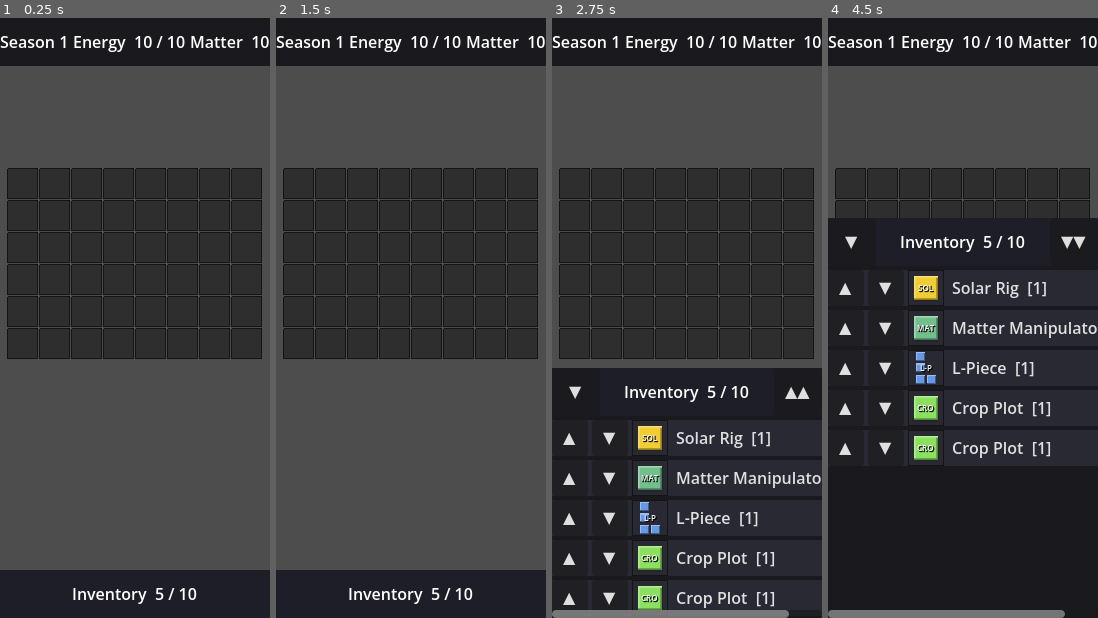
Above: before the commit, frames 1-4 (left to right).
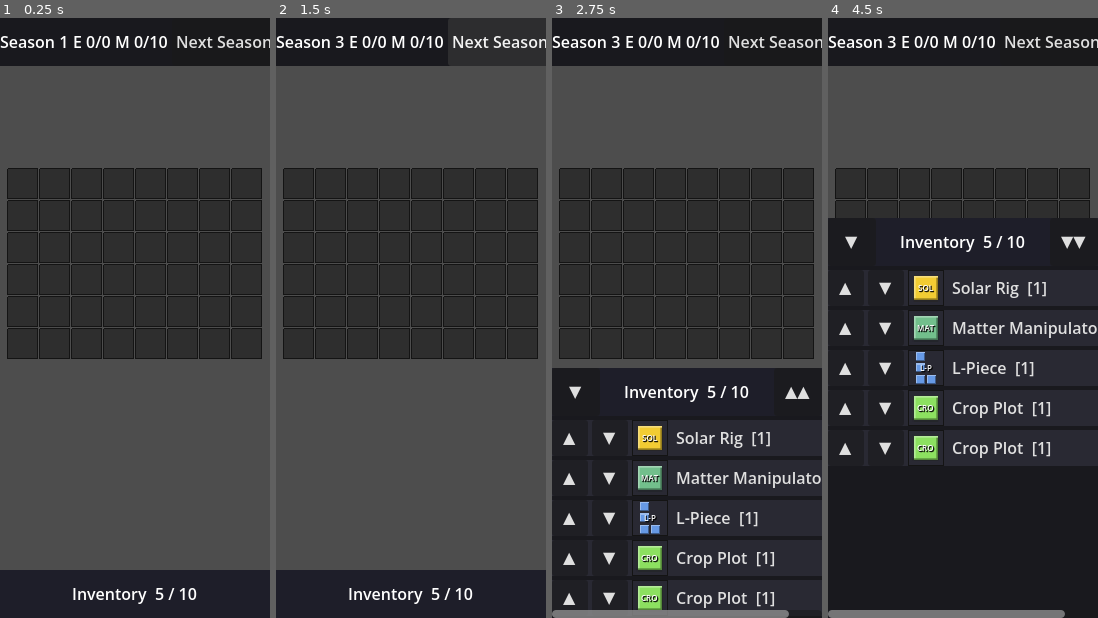
Above: after the commit, the same moments.

Repository: Kirkules/exofarm-vibe
Game: Godot game, scene res://scenes/game/game.tscn
The game is run twice, just before and just after one commit, with the same random seed, the same clock (stepped at 60 frames per second) and the same inputs.
Inputs (mouse positions are in pixels of both pictures, inside the frame that each line leads up to):
- Up to frame 1 (0.25 s): no input
- Up to frame 2 (1.5 s): click (500, 42) at 0.5 s, where only the run after the commit has a clickable "Next Season"; click (500, 42) at 1.25 s, where only the run after the commit has a clickable "Next Season"
- Up to frame 3 (2.75 s): click "Inventory 5 / 10" at 2 s
- Up to frame 4 (4.5 s): click "▼" at 2.75 s; click "Inventory 5 / 10" at 3.5 s; click "▲▲" at 4.25 s

The runs differ from the first frame. In frame 1, 0.9% of the frame differs, in the area x 30-100%, y 3-6%; in frame 2, 0.9%, in the area x 22-100%, y 3-6%; in frame 3, 0.9%; in frame 4, 0.9%.

Commit message:
Implement resource system: dynamic Energy from power, Matter accumulation
- Energy capacity now reflects total power pool from placed sources;
  energy = capacity - draw, so placing power-drawing buildings visibly
  reduces available energy in the HUD
- Removed redundant Power HUD element (Power and Energy are the same)
- Matter accumulates per season from active powered buildings (capped at capacity)
- Matter overflow warning on Next Season if production would exceed storage
- Solar Rig production raised to 10; Matter Manipulator draw raised to 2

Co-Authored-By: Claude Sonnet 4.6 <noreply@anthropic.com>

Diff:
--- a/scenes/game/game.gd
+++ b/scenes/game/game.gd
@@ -19,8 +19,7 @@
 ## Reusable confirmation dialog for risky Next Season actions.
 var _confirm_dialog: ConfirmationDialog
 
-## Warn if the player is leaving more than this much energy/matter unused.
-const WARN_UNUSED_ENERGY := 3
+## Warn if matter production would overflow storage by more than this amount.
 const WARN_UNUSED_MATTER := 3
 
 func _ready() -> void:
@@ -55,7 +54,7 @@
 	solar_rig.display_name = "Solar Rig"
 	solar_rig.shape = solar_shape
 	solar_rig.moveable = false
-	solar_rig.energy_production = 3
+	solar_rig.energy_production = 10
 	solar_rig.power_range = 3
 	result.append(solar_rig)
 
@@ -68,7 +67,7 @@
 	matter_manip.shape = matter_shape
 	matter_manip.moveable = false
 	matter_manip.matter_production = 3
-	matter_manip.power_draw = 1
+	matter_manip.power_draw = 2
 	result.append(matter_manip)
 
 	# Placeholder test pieces (to be replaced by proper definitions in later phases).
@@ -158,8 +157,28 @@
 	var placed: Dictionary = _build_placed_dict()
 	_power_state    = PowerSystem.compute(placed)
 	_neighbor_state = NeighborSystem.compute(placed)
-	hud_ui.refresh_power(_power_state.total_pool(), _power_state.total_draw())
+	# Energy capacity = total power pool from all placed sources.
+	# During planning, energy is always at full capacity (nothing spent yet).
+	GameState.energy_capacity = _power_state.total_pool()
+	GameState.energy = GameState.energy_capacity - _power_state.total_draw()
+	hud_ui.refresh()
 	_refresh_overlays(placed)
+
+## Returns the Matter that would be produced this season given the current grid layout.
+## Buildings with power_draw > 0 only produce if powered.
+func _compute_matter_production() -> int:
+	var matter_prod: int = 0
+	for piece_id: int in _placed_items:
+		if not _piece_active.get(piece_id, true):
+			continue
+		var def: PlaceableDefinition = _placed_items[piece_id].data as PlaceableDefinition
+		if not def is BuildingDefinition:
+			continue
+		var bdef: BuildingDefinition = def as BuildingDefinition
+		if bdef.power_draw > 0 and (_power_state == null or not _power_state.is_powered(piece_id)):
+			continue
+		matter_prod += bdef.matter_production
+	return matter_prod
 
 func _refresh_overlays(placed: Dictionary) -> void:
 	var sources: Array = []
@@ -198,16 +217,14 @@
 	return placed
 
 func _on_next_season_pressed() -> void:
-	var warnings: Array[String] = []
-	if GameState.energy > WARN_UNUSED_ENERGY:
-		warnings.append("%d Energy will go unused" % GameState.energy)
-	if GameState.matter > WARN_UNUSED_MATTER:
-		warnings.append("%d Matter will go unused" % GameState.matter)
-	if warnings.is_empty():
+	var matter_prod: int = _compute_matter_production()
+	var matter_overflow: int = maxi(0, GameState.matter + matter_prod - GameState.matter_capacity)
+	if matter_overflow > WARN_UNUSED_MATTER:
+		_confirm_dialog.dialog_text = \
+			"%d Matter will overflow storage\n\nAdvance to next season anyway?" % matter_overflow
+		_confirm_dialog.popup_centered()
+	else:
 		_advance_season()
-		return
-	_confirm_dialog.dialog_text = "\n".join(warnings) + "\n\nAdvance to next season anyway?"
-	_confirm_dialog.popup_centered()
 
 func _advance_season() -> void:
 	# Lock in all placed pieces according to their definition's moveable flag.
@@ -215,7 +232,8 @@
 	for piece_id: int in _placed_items:
 		var def: PlaceableDefinition = _placed_items[piece_id].data as PlaceableDefinition
 		farm_grid.set_piece_moveable(piece_id, def.moveable if def else true)
+	GameState.matter = mini(GameState.matter_capacity, GameState.matter + _compute_matter_production())
+	# Energy resets to current capacity at the start of each new season.
+	GameState.energy = GameState.energy_capacity
 	GameState.season += 1
-	GameState.energy = GameState.energy_capacity
-	GameState.matter = GameState.matter_capacity
 	hud_ui.refresh()
--- a/scenes/game/ui/hud_ui.gd
+++ b/scenes/game/ui/hud_ui.gd
@@ -14,8 +14,8 @@
 var _season_label:   Label
 var _energy_label:   Label
 var _matter_label:   Label
-var _power_label:    Label
 var _content_margin: MarginContainer
+
 
 func _ready() -> void:
 	_build_ui()
@@ -59,11 +59,6 @@
 	_matter_label.horizontal_alignment = HORIZONTAL_ALIGNMENT_CENTER
 	hbox.add_child(_matter_label)
 
-	_power_label = Label.new()
-	_power_label.size_flags_horizontal = Control.SIZE_EXPAND_FILL
-	_power_label.horizontal_alignment = HORIZONTAL_ALIGNMENT_CENTER
-	hbox.add_child(_power_label)
-
 	var btn: Button = Button.new()
 	btn.text = "Next Season"
 	btn.pressed.connect(_on_next_season_button_pressed)
@@ -91,13 +86,8 @@
 ## Reads current values from GameState and updates all labels.
 func refresh() -> void:
 	_season_label.text = "Season %d" % GameState.season
-	_energy_label.text = "Energy  %d / %d" % [GameState.energy, GameState.energy_capacity]
-	_matter_label.text = "Matter  %d / %d" % [GameState.matter, GameState.matter_capacity]
-	_power_label.text  = "Power  — / —"
-
-## Update the power draw / pool display. Called by game.gd after every grid change.
-func refresh_power(total_pool: int, total_draw: int) -> void:
-	_power_label.text = "Power  %d / %d" % [total_draw, total_pool]
+	_energy_label.text = "E %d/%d" % [GameState.energy, GameState.energy_capacity]
+	_matter_label.text = "M %d/%d" % [GameState.matter, GameState.matter_capacity]
 
 # ---------------------------------------------------------------------------
 # Internal
--- a/scripts/autoloads/game_state.gd
+++ b/scripts/autoloads/game_state.gd
@@ -5,7 +5,7 @@
 var season: int = 1
 var settler_count: int = 4
 var morale: int = 10
-var energy_capacity: int = 10
+var energy_capacity: int = 0
 var matter_capacity: int = 10
 var energy: int = 0
 var matter: int = 0
@@ -13,8 +13,8 @@
 func _ready() -> void:
 	# Ensure we handle app pause and close for save-on-background.
 	get_tree().set_auto_accept_quit(false)
-	energy = energy_capacity
-	matter = matter_capacity
+	energy = 0
+	matter = 0
 
 func _notification(what: int) -> void:
 	if what == NOTIFICATION_APPLICATION_PAUSED or what == NOTIFICATION_WM_CLOSE_REQUEST:
Not shown, added: scripts/resources/building_definition.gd.uid
Not shown, added: scripts/resources/placeable_definition.gd.uid
Not shown, added: scripts/systems/neighbor_system.gd.uid
Not shown, added: scripts/systems/power_system.gd.uid
Not shown, changed: PLAN.md
Not shown, changed: claude_interactions.md
